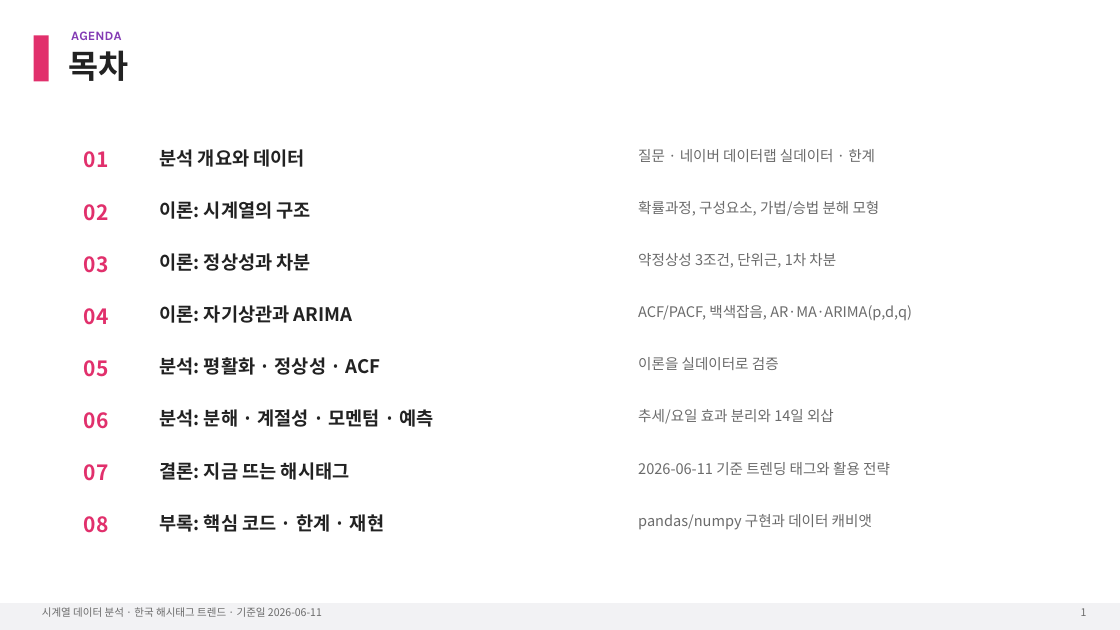
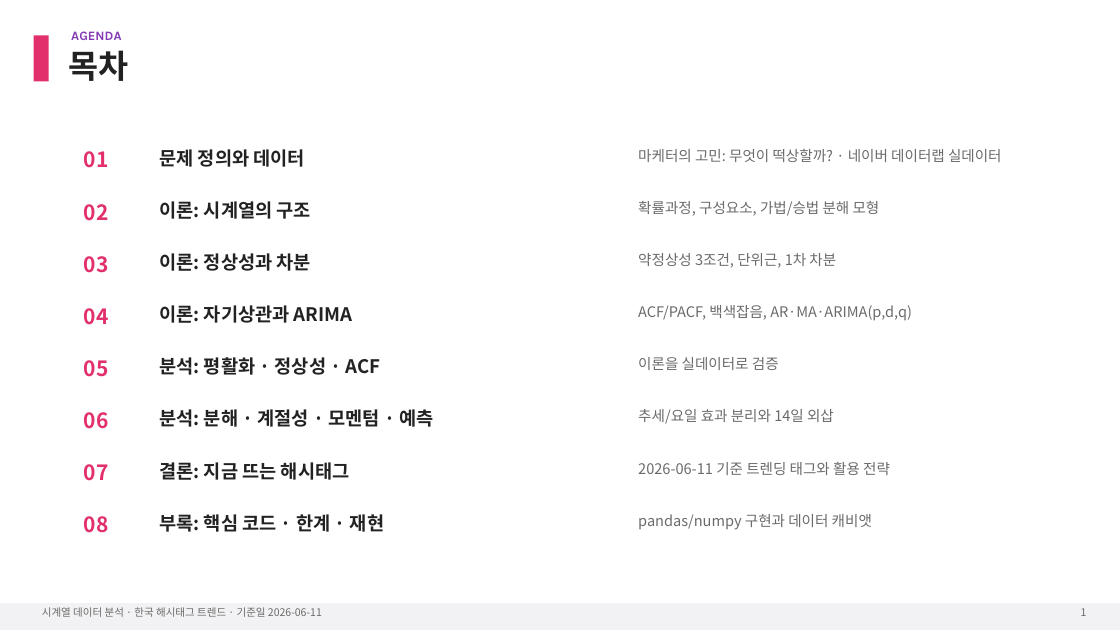
Before and after one commit to iluv4/insta_trend, a slide deck: slide 2 of presentation/insta_trend_timeseries.pptx. Drawn at 1120x630 pixels with LibreOffice and Linux fonts; fonts in the diff are those of the drawing. Boxes give left, top, right and bottom in pixels: in the first picture for what was removed or moved away, otherwise in the second. Text is boxed around its words. In the diff, an @@ line names an element or a change of style, - is before the commit and + after.

```diff
--- a/presentation/insta_trend_timeseries.pptx
+++ b/presentation/insta_trend_timeseries.pptx
@@ text at (x1=159, y1=149, x2=304, y2=167): text changed @@
-분석 개요와 데이터
+문제 정의와 데이터
@@ text at (x1=638, y1=149, x2=1002, y2=162): text changed @@
-질문 · 네이버 데이터랩 실데이터 · 한계
+마케터의 고민: 무엇이 떡상할까? · 네이버 데이터랩 실데이터
```
Also in this commit, not shown: 19 other slides changed, 1 slide added, 2 other files.
